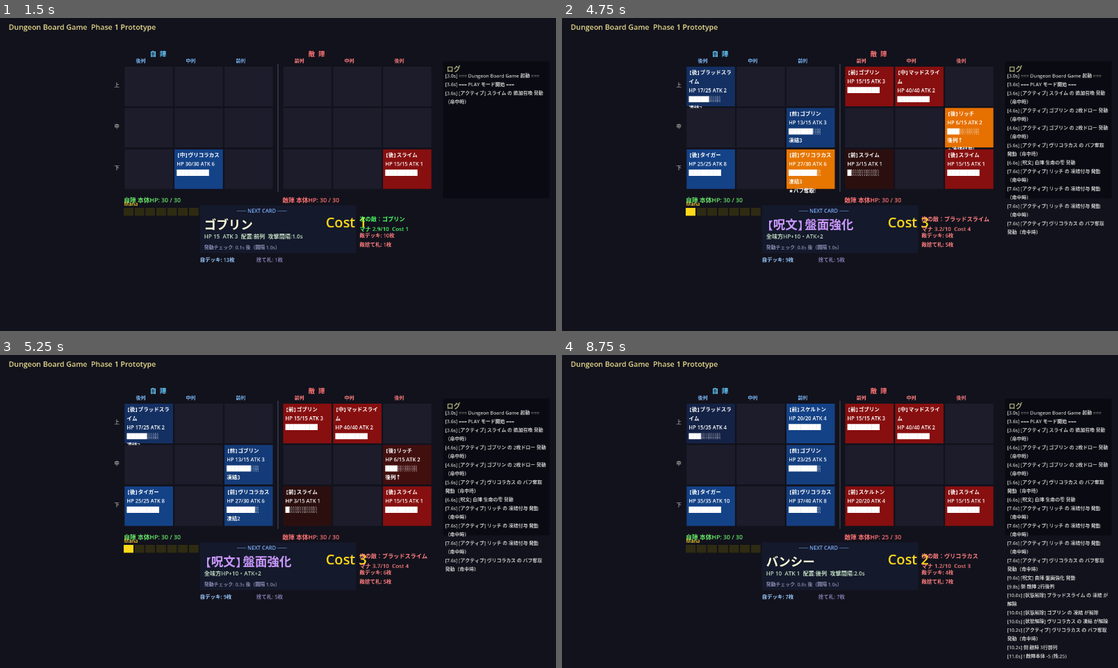
Above: before the commit, frames 1-4 (two rows, left to right).
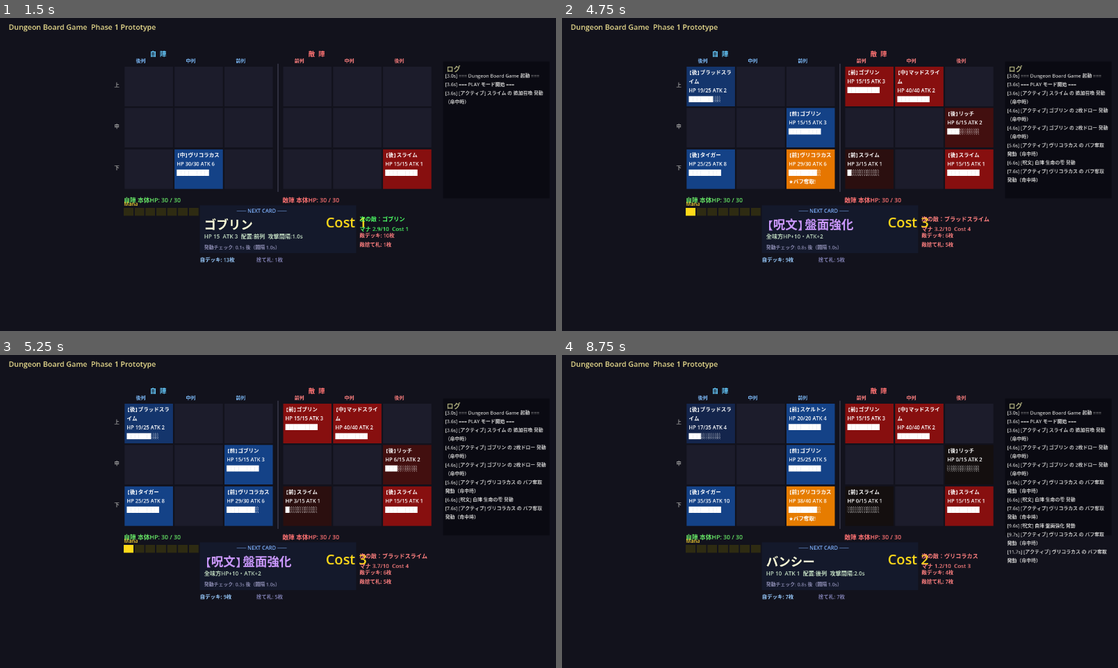
Above: after the commit, the same moments.

Repository: kazumak334-create/dungeon-board-game
Game: Godot game, scene res://scenes/Main.tscn
Two runs of this game, one before a commit and one after it. Both use one fixed random seed, a clock stepped at 60 frames per second and the inputs below.
Inputs (mouse positions are in pixels of both pictures, inside the frame that each line leads up to):
- Up to frame 1 (1.5 s): click "PLAY" at 0.5 s; tap Enter at 1.25 s; move the mouse to (400, 158) at 1.27 s; click (400, 158) at 1.42 s
- Up to frame 2 (4.75 s): drag from (728, 190) to (812, 237) at 2.02 s; move the mouse to (895, 105) at 2.77 s; click (895, 105) at 2.92 s; tap Space at 3.5 s; drag from (812, 237) to (673, 127) at 3.52 s; tap Enter at 4.25 s; move the mouse to (1006, 221) at 4.27 s; click (1006, 221) at 4.42 s
- Up to frame 3 (5.25 s): drag from (111, 464) to (194, 433) at 5.02 s
- Up to frame 4 (8.75 s): move the mouse to (867, 511) at 5.77 s; click (867, 511) at 5.92 s; tap Space at 6.5 s; drag from (756, 433) to (728, 527) at 6.52 s; move the mouse to (962, 495) at 7.27 s; click (962, 495) at 7.42 s; drag from (728, 527) to (812, 574) at 8.02 s

Frame 1 is identical in both runs. In frame 2, 2.0% of the frame differs, in the area x 22-98%, y 22-70%; in frame 3, 0.9%; in frame 4, 5.2%, in the area x 24-99%, y 22-98%.
Error after the commit: Invalid assignment of property or key '_back_target_rear' with value of type 'bool' on a base object of type 'RefCounted (UnitData)'. (res://scripts/BoardManag…

Commit message:
fix: BoardManager.gdコメント文字化けを修正
Co-Authored-By: Claude Sonnet 4.6 <noreply@anthropic.com>

Diff:
--- a/scripts/BoardManager.gd
+++ b/scripts/BoardManager.gd
@@ -129,6 +129,13 @@
 		attack_timers[side][row][col] = unit.attack_interval
 		emit_signal("unit_revived", side, row, col)
 		return
+	# サポート効果由来の再起チェック（1回限り）
+	if unit != null and unit._support_revive and not unit._support_revive_used:
+		unit._support_revive_used = true
+		unit.current_hp = 1
+		attack_timers[side][row][col] = unit.attack_interval
+		emit_signal("unit_revived", side, row, col)
+		return
 	board[side][row][col] = null
 	attack_timers[side][row][col] = 0.0
 	emit_signal("unit_died", side, row, col)
@@ -186,13 +193,13 @@
 				var eff_interval: float = max(0.3, unit.attack_interval - unit._interval_bonus - unit._temp_spd_bonus + freeze_penalty)
 				attack_timers[side][row][back_col] = eff_interval
 				var back_atk: int = max(1, int(unit.attack * unit._back_atk_factor) + unit._atk_bonus)
-				_do_attack(side, row, back_col, unit, enemy_side, base_hp, back_atk)
+				_do_attack(side, row, back_col, unit, enemy_side, base_hp, back_atk, unit._back_target_rear, unit._back_no_on_hit)
 
 	# 全イベントを優先度順に一括処理
 	if event_queue != null:
 		event_queue.flush(self, base_hp)
 
-func _do_attack(side: int, row: int, col: int, attacker: Object, enemy_side: int, base_hp: Array, atk_override: int = -1) -> void:
+func _do_attack(side: int, row: int, col: int, attacker: Object, enemy_side: int, base_hp: Array, atk_override: int = -1, target_rear: bool = false, skip_on_hit: bool = false) -> void:
 	var effective_atk: int = atk_override if atk_override >= 0 else attacker.attack + attacker._atk_bonus + attacker._temp_atk_bonus
 	# 火傷中はATK低下（逓減・最大80%）: reduction = 0.8 * stacks / (stacks + 2)
 	if attacker.burn_turns > 0:
@@ -207,8 +214,8 @@
 	var target_rows: Array = _get_target_rows(row, attacker.attack_range)
 	var hit_any: bool = false
 	for target_row in target_rows:
-		# 前列→中列→後列の順で最初にいるユニットを攻撃（案A）
-		var target_col: int = _get_frontmost_col(enemy_side, target_row)
+		# ターゲット選択：最後列優先 or 最前列優先
+		var target_col: int = _get_rearmost_col(enemy_side, target_row) if target_rear else _get_frontmost_col(enemy_side, target_row)
 		if target_col != -1:
 			hit_any = true
 			var target = board[enemy_side][target_row][target_col]
@@ -244,9 +251,10 @@
 									attacker, behind_target, "damage", float(pen_dmg),
 									{"enemy_side": enemy_side, "row": target_row, "col": behind_col}
 								)
-				# 命中時アクティブスキル（PRIORITY_ACTIVE）
-				_push_on_hit_effects(side, row, col, attacker, target,
-					enemy_side, target_row, target_col, actual_damage)
+				# 命中時アクティブスキル（PRIORITY_ACTIVE）— skip_on_hit時はスキップ
+				if not skip_on_hit:
+					_push_on_hit_effects(side, row, col, attacker, target,
+						enemy_side, target_row, target_col, actual_damage)
 	if is_critical:
 		active_skill_used.emit(side, row, col, "クリティカル")
 	if not hit_any:
@@ -356,6 +364,14 @@
 			return c
 	return -1
 
+func _get_rearmost_col(side: int, row: int) -> int:
+	# 後列→中列→前列の順で最初にユニットがいる列を返す（-1=なし）
+	var col_order: Array = [0, 1, 2] if side == 0 else [2, 1, 0]
+	for c in col_order:
+		if board[side][row][c] != null:
+			return c
+	return -1
+
 func _get_behind_col(side: int, row: int, front_col: int) -> int:
 	# front_col の後ろにいるユニットの列を返す（-1=なし）
 	var col_order: Array = [2, 1, 0] if side == 0 else [0, 1, 2]
@@ -403,10 +419,13 @@
 					u._regen = 0.0
 					u._can_attack_from_back = false
 					u._back_atk_factor = 1.0
+					u._back_target_rear = false
+					u._back_no_on_hit = false
 					u._damage_reduction = 0
 					u._has_lifesteal = false
 					u._has_penetrate = false
 					u._regen_stacks = 0
+					u._support_revive = false
 	# 各ユニットのサポート効果を適用
 	for s in range(2):
 		for r in range(3):
@@ -425,6 +444,13 @@
 					u._has_lifesteal = true
 				if "貫通" in u.active_skill:
 					u._has_penetrate = true
+				# バフ奪取で得た永続ボーナスを加算
+				u._atk_bonus += u._stolen_atk
+				u._interval_bonus += u._stolen_spd
+				if u._stolen_lifesteal: u._has_lifesteal = true
+				if u._stolen_penetrate: u._has_penetrate = true
+				u._regen_stacks += u._stolen_regen
+				u._damage_reduction += u._stolen_armor
 				u._atk_bonus = min(u._atk_bonus, 10)  # ATKバフ重複上限+10
 
 func _process_unit_support(side: int, row: int, col: int, unit: Object) -> void:
@@ -435,6 +461,10 @@
 		if "後列攻撃" in entry:
 			unit._can_attack_from_back = true
 			unit._back_atk_factor = 0.3 if "極低ATK" in entry else 1.0
+			if "最��列優先" in entry:
+				unit._back_target_rear = true
+			if "命中時アクティブ発動なし" in entry or "命中時アクティブは発動しない" in entry:
+				unit._back_no_on_hit = true
 			continue
 		# 〈〉内のターゲット記述を取得
 		var bs: int = entry.find("〈")
@@ -465,6 +495,12 @@
 		elif "リジェネ付与" in entry:
 			for t in targets:
 				t._regen_stacks += 1
+		elif "再起付与" in entry:
+			for t in targets:
+				if not t._support_revive_used:
+					t._support_revive = true
+		elif "デバフ波及" in entry:
+			pass  # デバフ波及はフラグ不要：撃破時に_process_debuff_spreadで処理
 
 func _get_support_targets(side: int, row: int, col: int, target_desc: String) -> Array:
 	var positions: Array = []
@@ -756,31 +792,25 @@
 # ---- バフ奪取ヘルパー ----
 
 func _steal_buffs(stealer: Object, victim: Object, multiplier: float) -> void:
-	# ATKボーナス奪取（baseATKに永続加算・_atk_bonusはサポート再計算でリセットされるため変更しない）
+	# _stolen_* に蓄積することでサポート効果リセット後も永続する
+	# ATKボーナス奪取
 	if victim._atk_bonus > 0:
-		stealer.attack += int(victim._atk_bonus * multiplier)
-		victim.attack -= victim._atk_bonus
-		victim._atk_bonus = 0
+		stealer._stolen_atk += int(victim._atk_bonus * multiplier)
 	# SPDボーナス奪取
 	if victim._interval_bonus > 0.0:
-		stealer._interval_bonus += victim._interval_bonus * multiplier
-		victim._interval_bonus = 0.0
+		stealer._stolen_spd += victim._interval_bonus * multiplier
 	# 吸血奪取
 	if victim._has_lifesteal:
-		stealer._has_lifesteal = true
-		victim._has_lifesteal = false
+		stealer._stolen_lifesteal = true
 	# 貫通奪取
 	if victim._has_penetrate:
-		stealer._has_penetrate = true
-		victim._has_penetrate = false
+		stealer._stolen_penetrate = true
 	# リジェネ奪取
 	if victim._regen_stacks > 0:
-		stealer._regen_stacks += int(victim._regen_stacks * multiplier)
-		victim._regen_stacks = 0
+		stealer._stolen_regen += int(victim._regen_stacks * multiplier)
 	# 鎧奪取
 	if victim._damage_reduction > 0:
-		stealer._damage_reduction += int(victim._damage_reduction * multiplier)
-		victim._damage_reduction = 0
+		stealer._stolen_armor += int(victim._damage_reduction * multiplier)
 
 # ---- 撃破時スキルシステム ----
 
@@ -835,6 +865,45 @@
 				best_ally.current_hp = best_ally.max_hp
 				active_skill_used.emit(k_side, k_row, k_col, "魂の器")
 
+# ---- デバフ波及システム ----
+
+func _process_debuff_spread(killer: Object, victim: Object, victim_side: int, victim_row: int, victim_col: int) -> void:
+	# 死亡した敵の周囲（上下左右）の敵にデバフを波及
+	var k_side: int = -1
+	var k_row: int = -1
+	var k_col: int = -1
+	for s in range(2):
+		for r in range(3):
+			for c in range(3):
+				if board[s][r][c] == killer:
+					k_side = s; k_row = r; k_col = c
+	for d in [[-1, 0], [1, 0], [0, -1], [0, 1]]:
+		var r2: int = victim_row + d[0]
+		var c2: int = victim_col + d[1]
+		if r2 < 0 or r2 >= 3 or c2 < 0 or c2 >= 3:
+			continue
+		var adj = board[victim_side][r2][c2]
+		if adj == null or not adj.is_alive():
+			continue
+		# 死亡ユニットが持っていたデバフを半減して波及
+		if victim.poison_stacks > 0:
+			event_queue.push(EventQueue.PRIORITY_ACTIVE, killer, adj, "status_apply", 0.0,
+				{"status": "毒", "stacks": max(1, victim.poison_stacks / 2),
+				 "side": victim_side, "row": r2, "col": c2,
+				 "src_side": k_side, "src_row": k_row, "src_col": k_col, "skill_name": "デバフ波及"})
+		if victim.frozen_turns > 0:
+			event_queue.push(EventQueue.PRIORITY_ACTIVE, killer, adj, "status_apply", 0.0,
+				{"status": "凍結", "stacks": max(1, victim.frozen_turns / 2),
+				 "side": victim_side, "row": r2, "col": c2,
+				 "src_side": k_side, "src_row": k_row, "src_col": k_col, "skill_name": "デバフ波及"})
+		if victim.burn_turns > 0:
+			event_queue.push(EventQueue.PRIORITY_ACTIVE, killer, adj, "status_apply", 0.0,
+				{"status": "火傷", "stacks": max(1, victim.burn_turns / 2),
+				 "side": victim_side, "row": r2, "col": c2,
+				 "src_side": k_side, "src_row": k_row, "src_col": k_col, "skill_name": "デバフ波及"})
+	if k_side >= 0:
+		active_skill_used.emit(k_side, k_row, k_col, "デバフ波及")
+
 # ---- HP閾値スキルシステム ----
 
 func _check_hp_thresholds() -> void:
Not shown, changed: CHANGELOG.md
